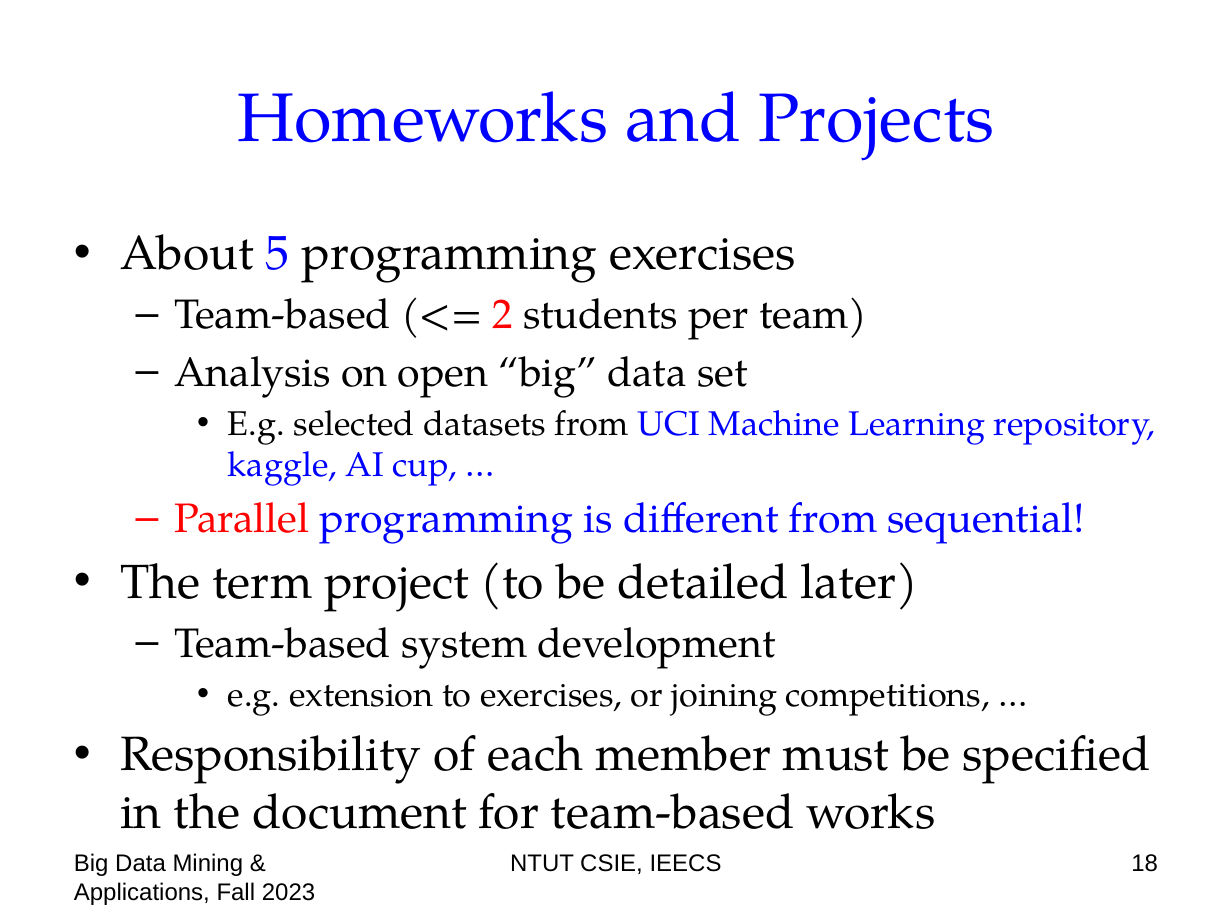
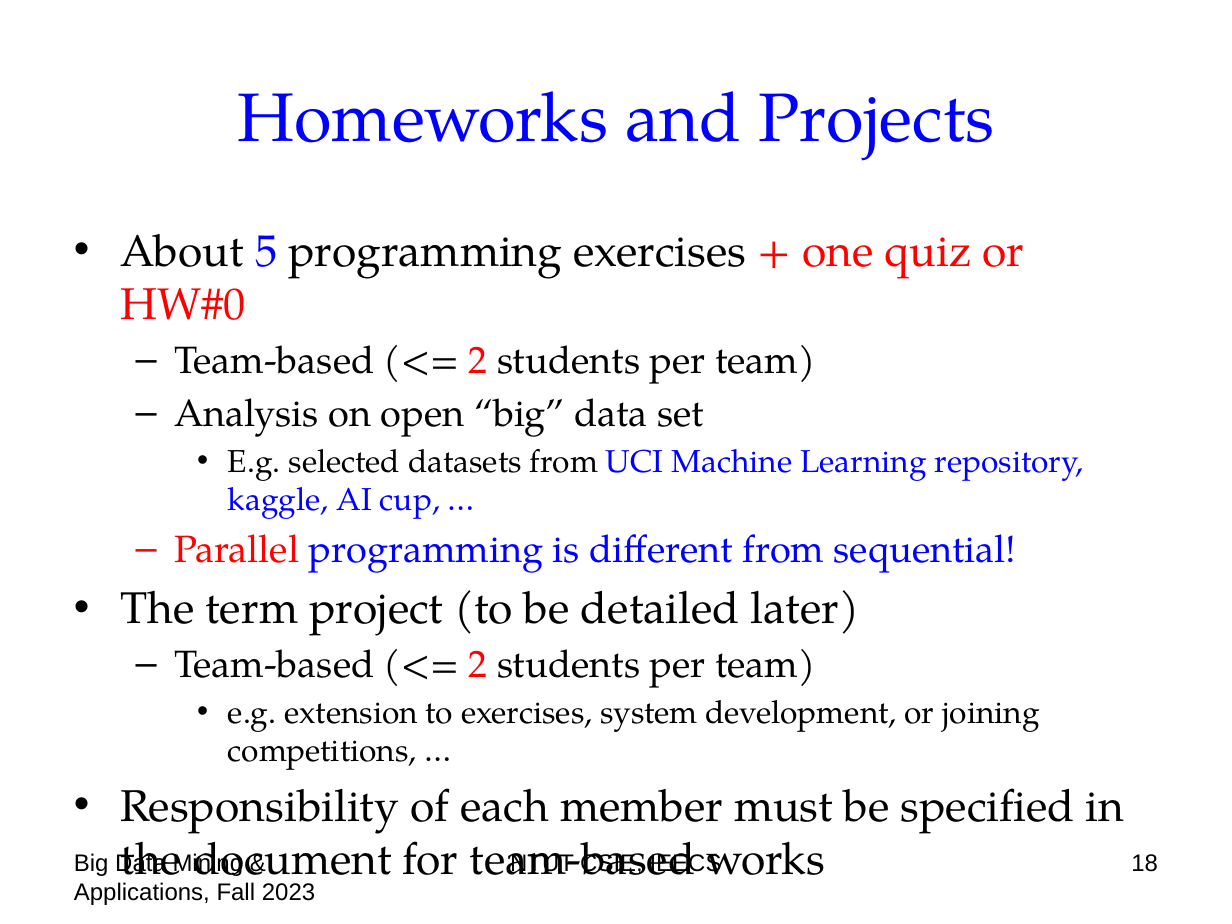
Before and after one commit to chriswjh/chriswjh.github.io, a slide deck: slide 18 of BDM/00-overview.pptx. Drawn at 1232x924 pixels with LibreOffice and Linux fonts; fonts in the diff are those of the drawing. Boxes give left, top, right and bottom in pixels: in the first picture for what was removed or moved away, otherwise in the second. Text is boxed around its words. In the diff, an @@ line names an element or a change of style, - is before the commit and + after.

```diff
--- a/BDM/00-overview.pptx
+++ b/BDM/00-overview.pptx
@@ text at (120, 234, 1024, 320): text changed; size 28 to 25.9 pt @@
-• About 5 programming exercises
+• About 5 programming exercises + one quiz or HW#0
@@ text at (120, 345, 1125, 834): size 24 to 22.2 pt in "Team-based (<= 2 students per team)", "Analysis on open “big” data set", "Parallel programming is different from sequential!"; size 20 to 18.5 pt in "E.g. selected datasets from UCI Machine Learning ..."; size 28 to 25.9 pt in "The term project (to be detailed later)", "Responsibility of each member must be specified ..." @@
@@ text at (174, 649, 1039, 770): text changed; size 20 to 18.5 pt @@
-  – Team-based system development
-    • e.g. extension to exercises, or joining competitions, …
+  – Team-based (<= 2 students per team)
+    • e.g. extension to exercises, system development, or joining competitions, …
```
Also in this commit, not shown: 3 other slides changed, 1 slide added.
